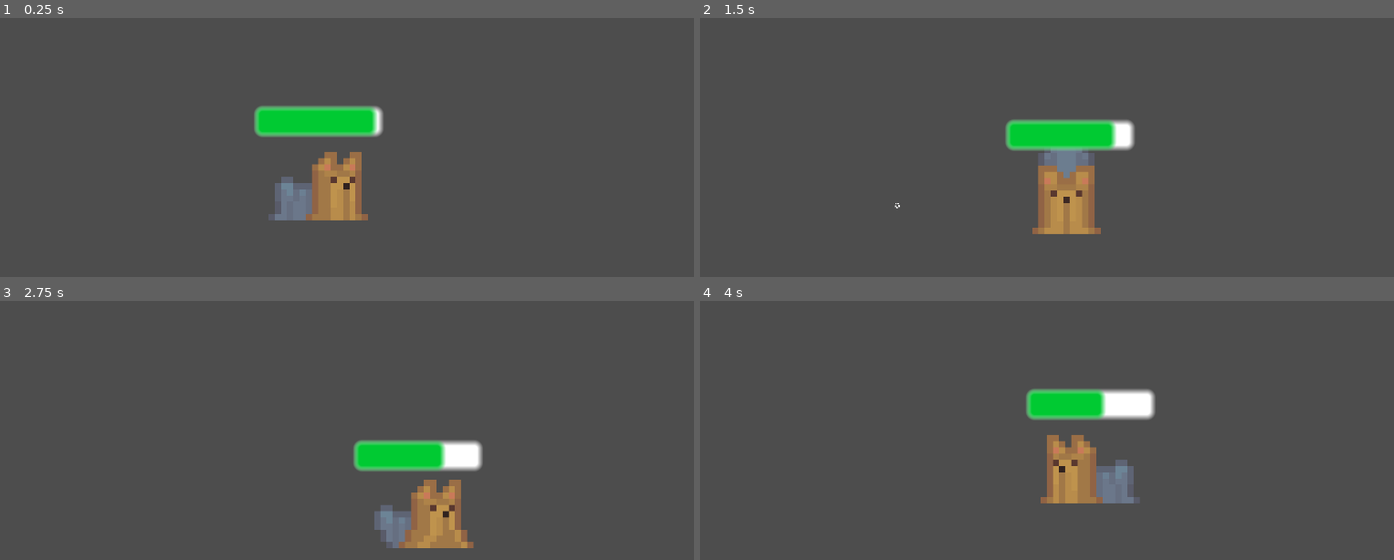
Above: before the commit, frames 1-4 (two rows, left to right).
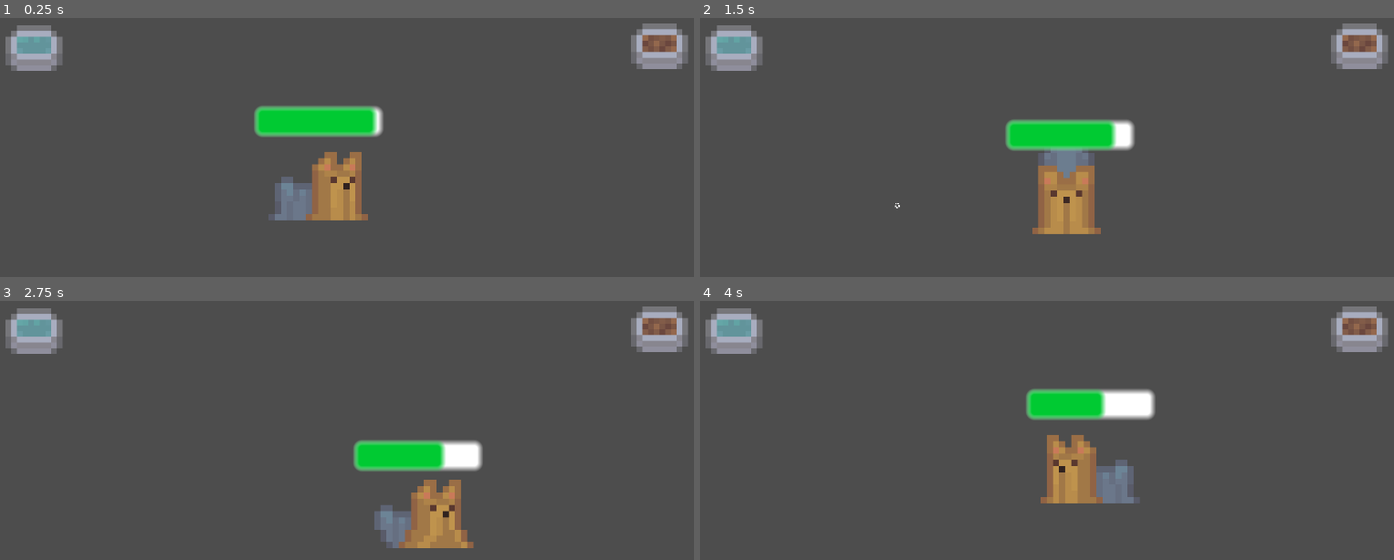
Above: after the commit, the same moments.

Repository: saadjiqbal/brackeys-gj-2024
Game: Godot game, scene res://scenes/game.tscn
The game is run twice, just before and just after one commit, with the same random seed, the same clock (stepped at 60 frames per second) and the same inputs.
Inputs (mouse positions are in pixels of both pictures, inside the frame that each line leads up to):
- Up to frame 1 (0.25 s): no input
- Up to frame 2 (1.5 s): tap Enter at 0.5 s; move the mouse to (1206, 165) at 0.52 s; hold Right (ui_right) 0.53-1.28 s; click (1206, 165) at 0.6 s; move the mouse to (894, 204) at 1.27 s; hold Down (ui_down) from 1.28 s (still down); click (894, 204) at 1.35 s
- Up to frame 3 (2.75 s): move the mouse to (416, 378) at 2.02 s; release Down (ui_down) at 2.03 s; hold Right (ui_right) from 2.03 s (still down); click (416, 378) at 2.1 s
- Up to frame 4 (4 s): move the mouse to (1005, 549) at 2.77 s; release Right (ui_right) at 2.78 s; hold Up (ui_up) 2.78-3.53 s; click (1005, 549) at 2.85 s; move the mouse to (1262, 528) at 3.52 s; hold Left (ui_left) from 3.53 s (still down); click (1262, 528) at 3.6 s

The runs differ from the first frame. In frame 1, 2.6% of the frame differs, in the area x 0-100%, y 2-21%; in frame 2, 2.6%; in frame 3, 2.6%; in frame 4, 2.6%.

Commit message:
Added sprites for water & food bowls

Diff:
--- a/scenes/dog.tscn
+++ b/scenes/dog.tscn
@@ -228,7 +228,6 @@
 shape = SubResource("RectangleShape2D_mshye")
 
 [node name="ProgressBar" type="ProgressBar" parent="CollisionShape2D"]
-anchors_preset = -1
 offset_left = -9.986
 offset_top = -12.0
 offset_right = 10.014
--- /dev/null
+++ b/scenes/food_bowl.tscn
@@ -0,0 +1,36 @@
+[gd_scene load_steps=6 format=3 uid="uid://blsnk45mypkkh"]
+
+[ext_resource type="Script" path="res://scripts/item.gd" id="1_ifmuo"]
+[ext_resource type="Texture2D" uid="uid://rir81ybqu0t2" path="res://assets/items/items.png" id="1_wmlwq"]
+
+[sub_resource type="AtlasTexture" id="AtlasTexture_rsoye"]
+atlas = ExtResource("1_wmlwq")
+region = Rect2(432, 17, 16, 17)
+
+[sub_resource type="SpriteFrames" id="SpriteFrames_o78pc"]
+animations = [{
+"frames": [{
+"duration": 1.0,
+"texture": SubResource("AtlasTexture_rsoye")
+}],
+"loop": true,
+"name": &"default",
+"speed": 5.0
+}]
+
+[sub_resource type="RectangleShape2D" id="RectangleShape2D_nqnq4"]
+size = Vector2(107, 88)
+
+[node name="FoodBowl" type="Node2D"]
+script = ExtResource("1_ifmuo")
+
+[node name="AnimatedSprite2D" type="AnimatedSprite2D" parent="."]
+position = Vector2(1194, 92)
+scale = Vector2(10, 10)
+sprite_frames = SubResource("SpriteFrames_o78pc")
+
+[node name="Area2D" type="Area2D" parent="."]
+
+[node name="CollisionShape2D" type="CollisionShape2D" parent="Area2D"]
+position = Vector2(1193.5, 118)
+shape = SubResource("RectangleShape2D_nqnq4")
--- a/scenes/game.tscn
+++ b/scenes/game.tscn
@@ -1,12 +1,18 @@
-[gd_scene load_steps=5 format=3 uid="uid://dnubasacbx764"]
+[gd_scene load_steps=7 format=3 uid="uid://dnubasacbx764"]
 
 [ext_resource type="Script" path="res://scripts/game.gd" id="1_c07yq"]
 [ext_resource type="PackedScene" uid="uid://dl3doxn22vvx4" path="res://scenes/dog.tscn" id="2_88e1o"]
+[ext_resource type="PackedScene" uid="uid://blsnk45mypkkh" path="res://scenes/food_bowl.tscn" id="2_v5sw8"]
 [ext_resource type="AudioStream" uid="uid://b1xvnipsnfxwq" path="res://assets/music/2_cafe_avenue_master.ogg" id="3_b074d"]
+[ext_resource type="PackedScene" uid="uid://b5df3mp0lbdpt" path="res://scenes/water_bowl.tscn" id="3_xonsy"]
 [ext_resource type="PackedScene" uid="uid://7hc6qrro5n2s" path="res://scenes/cursor.tscn" id="4_07oxg"]
 
 [node name="Game" type="Node2D"]
 script = ExtResource("1_c07yq")
+
+[node name="FoodBowl" parent="." instance=ExtResource("2_v5sw8")]
+
+[node name="WaterBowl" parent="." instance=ExtResource("3_xonsy")]
 
 [node name="Dog" parent="." instance=ExtResource("2_88e1o")]
 
--- /dev/null
+++ b/scenes/water_bowl.tscn
@@ -0,0 +1,40 @@
+[gd_scene load_steps=6 format=3 uid="uid://b5df3mp0lbdpt"]
+
+[ext_resource type="Texture2D" uid="uid://rir81ybqu0t2" path="res://assets/items/items.png" id="1_5k8od"]
+[ext_resource type="Script" path="res://scripts/item.gd" id="1_nc26q"]
+
+[sub_resource type="AtlasTexture" id="AtlasTexture_wvslc"]
+atlas = ExtResource("1_5k8od")
+region = Rect2(432, 34, 16, 17)
+
+[sub_resource type="SpriteFrames" id="SpriteFrames_2bp0e"]
+animations = [{
+"frames": [{
+"duration": 1.0,
+"texture": SubResource("AtlasTexture_wvslc")
+}],
+"loop": true,
+"name": &"default",
+"speed": 5.0
+}]
+
+[sub_resource type="RectangleShape2D" id="RectangleShape2D_tbm1i"]
+size = Vector2(11.3, 9.2)
+
+[node name="WaterBowl" type="Node2D"]
+scale = Vector2(10, 10)
+script = ExtResource("1_nc26q")
+
+[node name="AnimatedSprite2D" type="AnimatedSprite2D" parent="."]
+position = Vector2(9.80001, 10.5)
+sprite_frames = SubResource("SpriteFrames_2bp0e")
+frame_progress = 0.894841
+
+[node name="Area2D" type="Area2D" parent="."]
+
+[node name="CollisionShape2D" type="CollisionShape2D" parent="Area2D"]
+position = Vector2(9.75, 11.9)
+scale = Vector2(1, 1)
+shape = SubResource("RectangleShape2D_tbm1i")
+
+[connection signal="mouse_entered" from="Area2D" to="." method="_on_area_2d_mouse_entered"]
--- /dev/null
+++ b/scripts/item.gd
@@ -0,0 +1,6 @@
+extends Node2D
+
+@onready var area_2d = $Area2D
+
+func _on_area_2d_mouse_entered():
+	pass
Binary file added: assets/items/items.png
Not shown, added: assets/items/items.png.import
